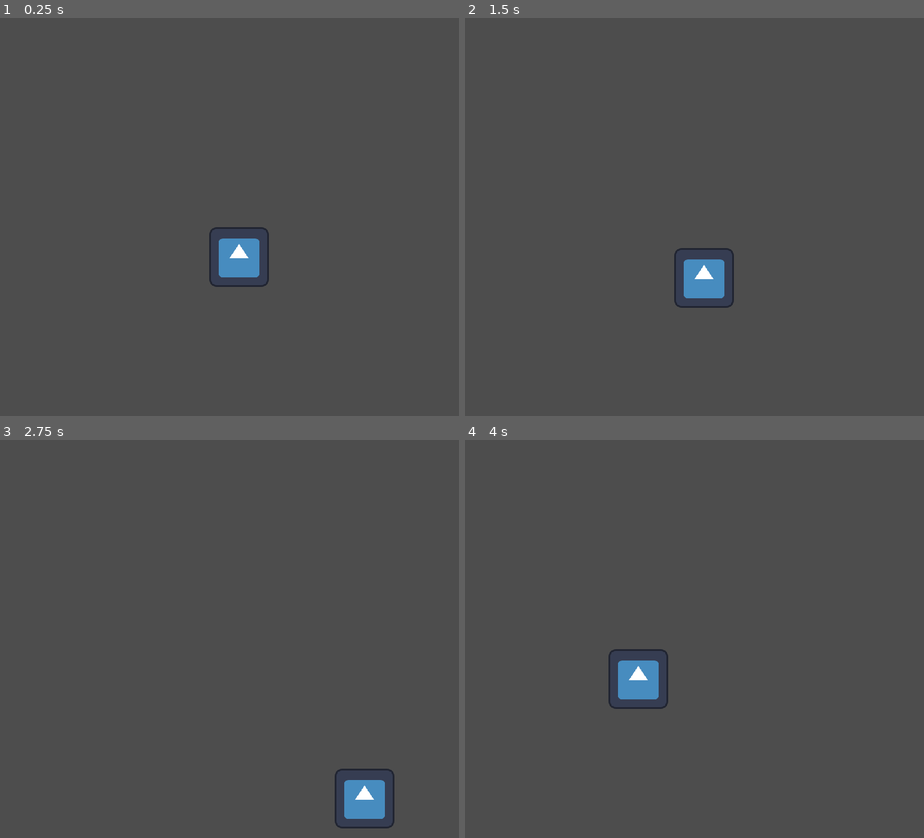
Above: before the commit, frames 1-4 (two rows, left to right).
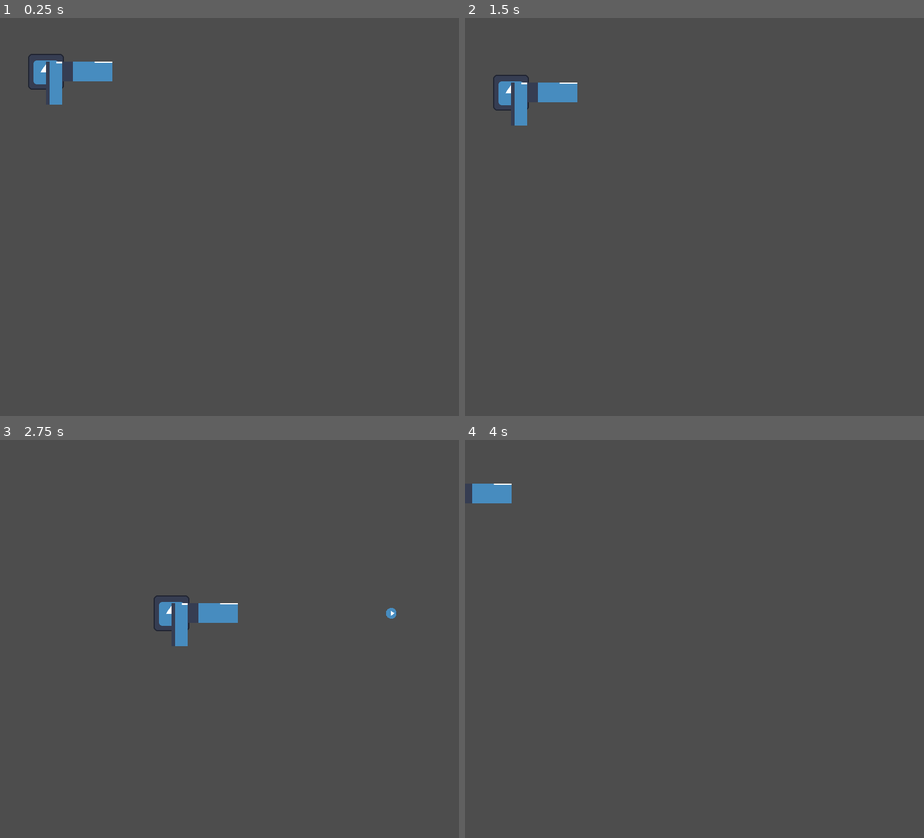
Above: after the commit, the same moments.

Repository: brendantfitzgerald/BroJam-Earl2024
Game: Godot game, scene res://Scenes/main.tscn
The game is run twice, just before and just after one commit, with the same random seed, the same clock (stepped at 60 frames per second) and the same inputs. The engine's default icon, where the game draws it, is replaced by a stand-in: a white triangle on a blue panel in a dark square.
Inputs:
- Up to frame 1 (0.25 s): no input
- Up to frame 2 (1.5 s): tap Enter at 0.5 s; hold D (right) 0.53-1.28 s; tap F at 0.6 s; hold S (down) from 1.28 s (still down); tap R at 1.35 s
- Up to frame 3 (2.75 s): release S (down) at 2.03 s; hold D (right) from 2.03 s (still down); tap P at 2.1 s
- Up to frame 4 (4 s): release D (right) at 2.78 s; hold W (up) 2.78-3.53 s; tap F at 2.85 s; hold A (left) from 3.53 s (still down); tap R at 3.6 s

The runs differ from the first frame. In frame 1, 2.0% of the frame differs, in the area x 6-59%, y 9-68%; in frame 2, 2.0%; in frame 3, 2.1%, in the area x 33-87%, y 39-98%; in frame 4, 1.5%.

Commit message:
add weapon and other shit

Diff:
--- /dev/null
+++ b/Scenes/base_auto_weapon.tscn
@@ -0,0 +1,37 @@
+[gd_scene load_steps=4 format=3 uid="uid://c77c572tdbd70"]
+
+[ext_resource type="Script" path="res://Scripts/base_auto_weapon.gd" id="1_maxx4"]
+[ext_resource type="Texture2D" uid="uid://6de5tkjnemft" path="res://icon.svg" id="2_wiq5u"]
+
+[sub_resource type="RectangleShape2D" id="RectangleShape2D_42klc"]
+size = Vector2(37, 24)
+
+[node name="BaseAutoWeapon" type="Area2D"]
+script = ExtResource("1_maxx4")
+
+[node name="art" type="Node2D" parent="."]
+scale = Vector2(0.5, 0.5)
+
+[node name="Sprite2D" type="Sprite2D" parent="art"]
+position = Vector2(46, 0)
+texture = ExtResource("2_wiq5u")
+region_enabled = true
+region_rect = Rect2(8.333, 65.112, 56, 22)
+
+[node name="Sprite2D2" type="Sprite2D" parent="art"]
+position = Vector2(9, 13)
+scale = Vector2(0.321429, 2.18182)
+texture = ExtResource("2_wiq5u")
+region_enabled = true
+region_rect = Rect2(8.333, 65.112, 56, 22)
+
+[node name="FirePoint" type="Node2D" parent="."]
+position = Vector2(37, 0)
+
+[node name="CollisionShape2D" type="CollisionShape2D" parent="."]
+position = Vector2(18.5, 6)
+shape = SubResource("RectangleShape2D_42klc")
+
+[node name="FireTimer" type="Timer" parent="."]
+
+[connection signal="timeout" from="FireTimer" to="." method="fire_weapon"]
--- /dev/null
+++ b/Scenes/bullet.tscn
@@ -0,0 +1,29 @@
+[gd_scene load_steps=6 format=3 uid="uid://btlm46ve672h8"]
+
+[ext_resource type="Script" path="res://Scripts/bullet.gd" id="1_5d51u"]
+[ext_resource type="Shader" path="res://Shaders/basic_bullet.gdshader" id="2_2sowg"]
+[ext_resource type="Texture2D" uid="uid://6de5tkjnemft" path="res://icon.svg" id="3_s656d"]
+
+[sub_resource type="CircleShape2D" id="CircleShape2D_l3kjy"]
+radius = 2.9
+
+[sub_resource type="ShaderMaterial" id="ShaderMaterial_5hq61"]
+shader = ExtResource("2_2sowg")
+
+[node name="Bullet" type="CharacterBody2D"]
+script = ExtResource("1_5d51u")
+
+[node name="CollisionShape2D" type="CollisionShape2D" parent="."]
+shape = SubResource("CircleShape2D_l3kjy")
+
+[node name="Sprite2D" type="Sprite2D" parent="."]
+material = SubResource("ShaderMaterial_5hq61")
+position = Vector2(2.38419e-07, -2.38419e-07)
+scale = Vector2(0.2, 0.2)
+texture = ExtResource("3_s656d")
+region_rect = Rect2(63.135, 26.63, 5, 5)
+
+[node name="DespawnTimer" type="Timer" parent="."]
+wait_time = 10.0
+one_shot = true
+autostart = true
--- a/Scenes/main.tscn
+++ b/Scenes/main.tscn
@@ -1,9 +1,10 @@
-[gd_scene load_steps=6 format=3 uid="uid://diy7tfr5h36pn"]
+[gd_scene load_steps=7 format=3 uid="uid://diy7tfr5h36pn"]
 
 [ext_resource type="Script" path="res://Scripts/Player.gd" id="1_gscgk"]
 [ext_resource type="Script" path="res://Scripts/Init.gd" id="1_s1d0u"]
 [ext_resource type="Texture2D" uid="uid://6de5tkjnemft" path="res://icon.svg" id="2_pea8s"]
-[ext_resource type="Script" path="res://Scenes/Enemy.gd" id="4_qgqwb"]
+[ext_resource type="PackedScene" uid="uid://c77c572tdbd70" path="res://Scenes/base_auto_weapon.tscn" id="4_5erwt"]
+[ext_resource type="Script" path="res://Scripts/Enemy.gd" id="4_qgqwb"]
 
 [sub_resource type="RectangleShape2D" id="RectangleShape2D_drwa3"]
 
@@ -11,8 +12,8 @@
 script = ExtResource("1_s1d0u")
 
 [node name="Player" type="CharacterBody2D" parent="."]
-position = Vector2(400, 400)
-scale = Vector2(5, 5)
+position = Vector2(77, 90)
+scale = Vector2(3, 3)
 script = ExtResource("1_gscgk")
 
 [node name="CollisionShape2D" type="CollisionShape2D" parent="Player"]
@@ -22,6 +23,10 @@
 scale = Vector2(0.15625, 0.15625)
 texture = ExtResource("2_pea8s")
 
+[node name="Weapons" type="Node2D" parent="Player"]
+
+[node name="BaseAutoWeapon" parent="Player/Weapons" instance=ExtResource("4_5erwt")]
+
 [node name="Enemy" type="Node2D" parent="."]
 script = ExtResource("4_qgqwb")
 
--- a/Scripts/Player.gd
+++ b/Scripts/Player.gd
@@ -6,31 +6,27 @@
 # Get the gravity from the project settings to be synced with RigidBody nodes.
 var gravity = ProjectSettings.get_setting("physics/2d/default_gravity")
 
-
 func _physics_process(delta):
-
 	# I like functions for organization and we probably won't hit issues with this at the moment
 	# but once we start needing to pass in arguments from other places in the p process, it'll get annoying.
 	handle_input(delta)
 	handle_movement(delta)
 
 func handle_input(delta):
-		# Get the input direction and handle the movement/deceleration.
+	# Get the input direction and handle the movement/deceleration.
 	# not sure how bad the performance hit would is, but as it is these inputs are mapped to 4 different options.
 	# ideally, you'd look for the type of input being used instead of checking against 4 types every p frame
-	var direction_x = Input.get_axis("left", "right")
-	var direction_y = Input.get_axis("up", "down")
-	if direction_x:
-		velocity.x = direction_x
+	# Get the input direction for both x and y in one go.
+	var direction = Vector2(Input.get_axis("left", "right"), Input.get_axis("up", "down"))
+
+	if direction.length() != 0:
+		direction = direction.normalized()
+		velocity.x = direction.x * SPEED
+		velocity.y = direction.y * SPEED
 	else:
+		# Decelerate if no input is given.
 		velocity.x = move_toward(velocity.x, 0, SPEED)
-
-	if direction_y:
-		velocity.y = direction_y
-	else:
 		velocity.y = move_toward(velocity.y, 0, SPEED)
-
-	velocity = velocity.normalized() * SPEED
 
 func handle_movement(delta):
 	move_and_slide()
--- /dev/null
+++ b/Scripts/base_auto_weapon.gd
@@ -0,0 +1,43 @@
+extends Node2D
+#Might need to be a different type of node? Is area2D best?
+
+# Preloads:
+var bullet_scene = preload("res://Scenes/bullet.tscn")
+
+@onready var fire_point = $FirePoint
+@onready var fire_timer = $FireTimer
+
+var bullet_count
+#every x amount of time, spawn bullet
+#bullet has its own logic, based on its type
+#gun fires bullet in unique ways?
+#any reason to have the logic separated out like that?
+
+# Called when the node enters the scene tree for the first time.
+func _ready():
+	# set weapon type
+	# init weapon vars
+	#Turn on fireTimer
+	fire_timer.start()
+	pass # Replace with function body.
+
+#if timer finished
+func fire_weapon():
+	#How many?  What other settings?  direction?
+	var my_bullet = bullet_scene.instantiate()
+	print("FP:", $FirePoint.position)
+	my_bullet.global_position = $FirePoint.global_position
+	get_tree().get_root().add_child(my_bullet)
+
+func stop_timer():
+	$FireTimer.stop()
+	pass
+
+func init_weapon():
+	#bullet_size
+	bullet_count = 3
+	#fire_rate
+	#bullet_type
+	#bullet_damage
+	#bullet_speed
+	pass
--- /dev/null
+++ b/Scripts/bullet.gd
@@ -0,0 +1,21 @@
+extends CharacterBody2D
+
+var rotation_speed = 350
+var SPEED = 300
+
+# Called when the node enters the scene tree for the first time.
+func _ready():
+	rotation_speed = randf_range(350 * 0.5, 350 * 1.5)
+	print("spawn bullet")
+
+func _process(delta):
+	$Sprite2D.rotation_degrees += rotation_speed * delta
+
+# Called every frame. 'delta' is the elapsed time since the previous frame.
+func _physics_process(delta):
+	velocity = Vector2(1000, 0)
+	move_and_slide()
+
+func _on_despawn_timer_timeout():
+	print("despawn bbullet")
+	queue_free()
--- /dev/null
+++ b/Shaders/basic_bullet.gdshader
@@ -0,0 +1,24 @@
+shader_type canvas_item;
+
+void fragment() {
+	// UV coordinates of the current fragment
+	vec2 uv = UV;
+
+	// Center of the texture in UV coordinates
+	vec2 center = vec2(0.5, 0.5);
+
+	// Calculate the distance from the center
+	float distance = distance(uv, center);
+
+	// Assuming a circular sprite, radius in UV space is 0.5
+	float radius = 0.5;
+
+	// Check if the distance is within 70% of the radius
+	if (distance <= radius * 0.7) {
+		// Inside the circle - draw the pixel
+		COLOR = texture(TEXTURE, UV);
+	} else {
+		// Outside the circle - transparent
+		COLOR = vec4(0.0, 0.0, 0.0, 0.0);
+	}
+}
Renamed: Scenes/Enemy.gd -> Scripts/Enemy.gd
